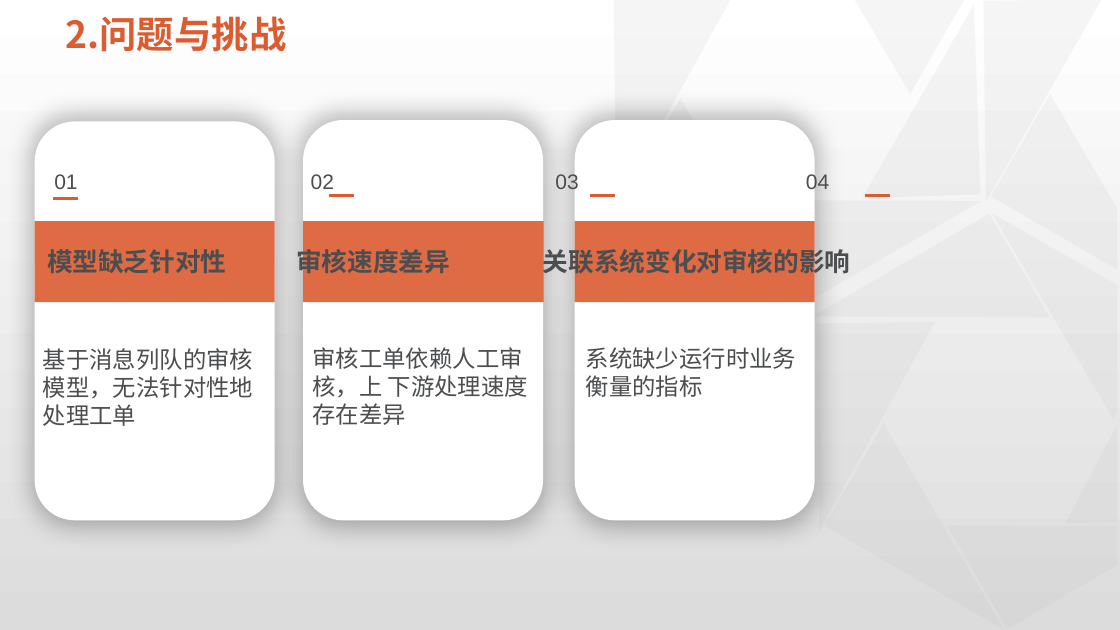
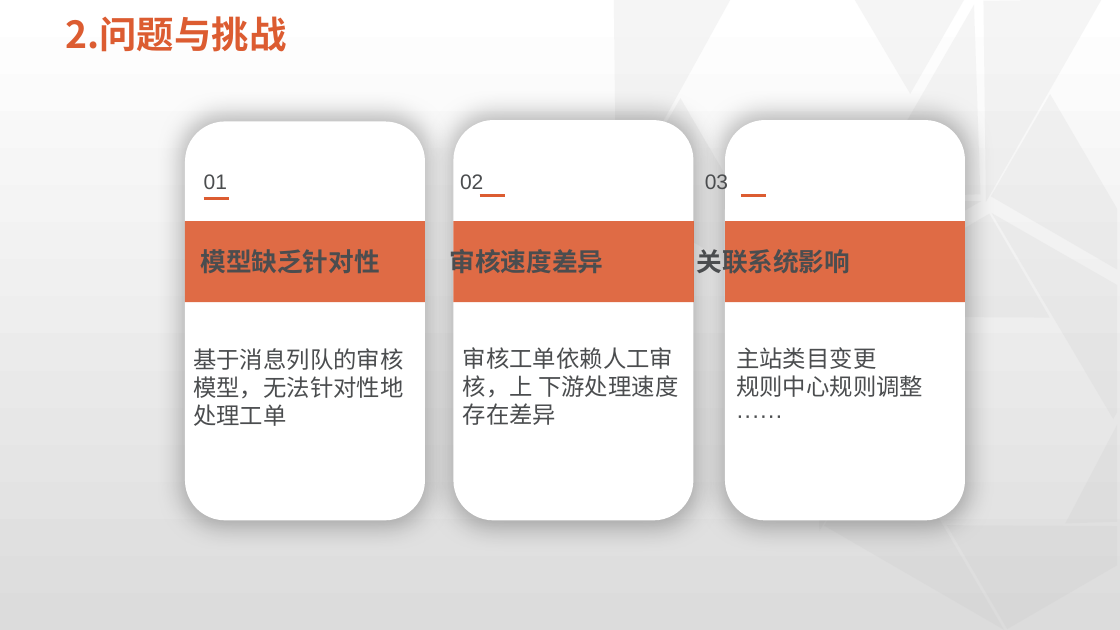
Before and after one commit to physicsLoveJava/java-miscellaneous, a slide deck: slide 7 of tech-interview/a-task/实习总结预展示板-新版.pptx. Drawn at 1120x630 pixels with LibreOffice and Linux fonts; fonts in the diff are those of the drawing; background and template pictures are left out. Boxes give left, top, right and bottom in pixels: in the first picture for what was removed or moved away, otherwise in the second. Text is boxed around its words. In the diff, an @@ line names an element or a change of style, - is before the commit and + after.

```diff
--- a/tech-interview/a-task/实习总结预展示板-新版.pptx
+++ b/tech-interview/a-task/实习总结预展示板-新版.pptx
@@ text at [204, 173, 728, 194]: text changed @@
-01 02 03 04
+01 02 03
@@ line removed from (865, 196) to (890, 196) @@
@@ 3 rounded rectangles, 3 rectangles, 3 lines, 2 texts: place and size @@
-3 rounded rectangles, 3 rectangles, 3 lines, 2 texts at [34, 120, 815, 521]
+3 rounded rectangles, 3 rectangles, 3 lines, 2 texts at [185, 120, 965, 521]
@@ text at [201, 245, 850, 278]: text changed @@
-模型缺乏针对性 审核速度差异 关联系统变化对审核的影响
+模型缺乏针对性 审核速度差异 关联系统影响
@@ text at [736, 347, 923, 397]: text changed @@
-系统缺少运行时业务衡量的指标
+主站类目变更
+规则中心规则调整
+······
```
Also in this commit, not shown: 6 other slides changed, 4 slides added, 1 other file.
